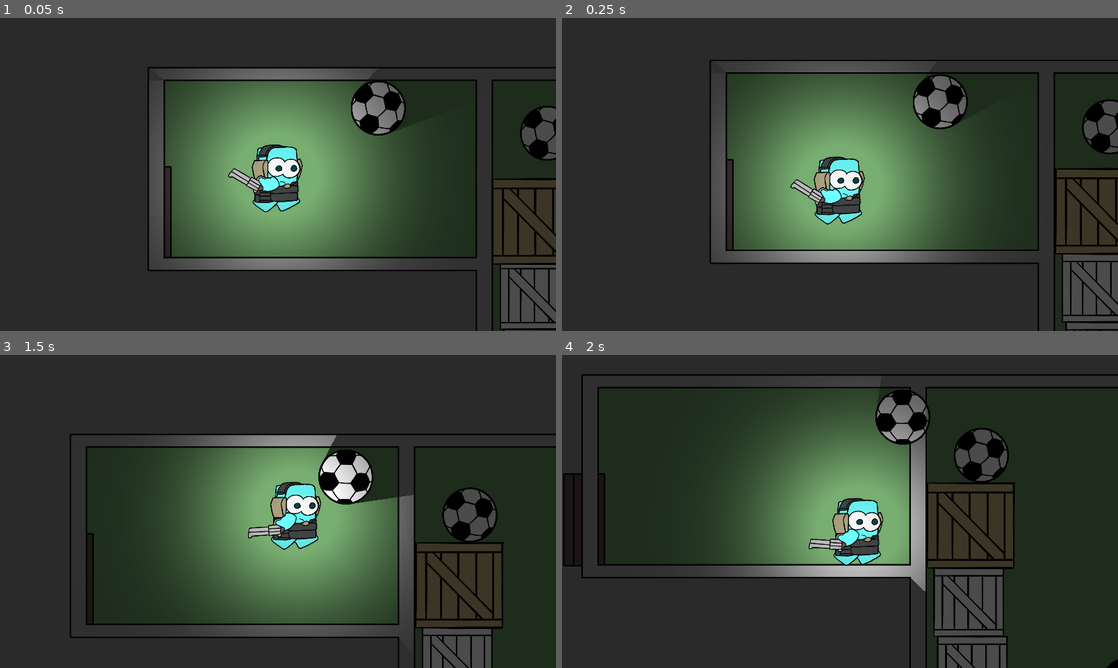
Above: before the commit, frames 1-4 (two rows, left to right).
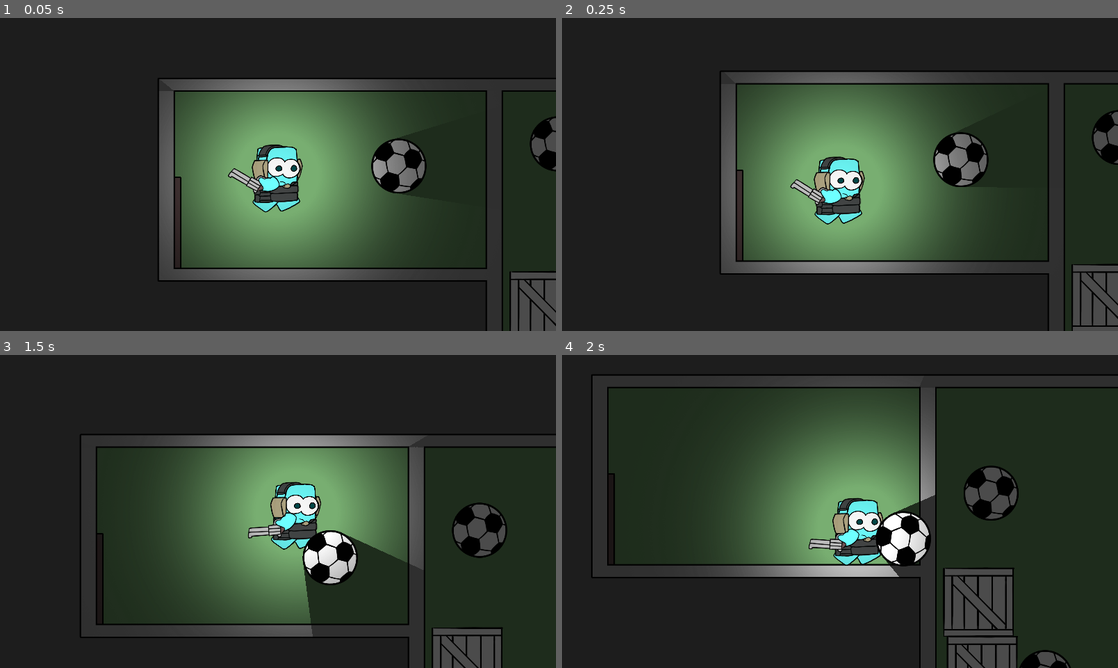
Above: after the commit, the same moments.

Repository: Project-escape/protype-1
Game: Godot game, scene res://scenes/levelsample.tscn
Same seed, same stepped clock (60 frames per second), same inputs: the game is played once before the commit and once after it.
Inputs (mouse positions are in pixels of both pictures, inside the frame that each line leads up to):
- Up to frame 1 (0.05 s): no input
- Up to frame 2 (0.25 s): no input
- Up to frame 3 (1.5 s): move the mouse to (400, 495) at 0.52 s; hold Right (right) from 0.53 s (still down); tap E (action) at 0.6 s; tap Space (jump) at 0.77 s; tap C (cover) at 0.8, 1.35 s; move the mouse to (166, 527) at 1.27 s
- Up to frame 4 (2 s): keep holding Right (right); tap Space (jump) at 1.52 s; tap E (action) at 1.55 s

The runs differ from the first frame. In frame 1, 17% of the frame differs, in the area x 26-100%, y 15-100%; in frame 2, 18%, in the area x 26-100%, y 13-100%; in frame 3, 16%; in frame 4, 13%.

Commit message:
ladder added

Diff:
--- a/project.godot
+++ b/project.godot
@@ -60,6 +60,18 @@
 "events": [ Object(InputEventKey,"resource_local_to_scene":false,"resource_name":"","device":0,"alt":false,"shift":false,"control":false,"meta":false,"command":false,"pressed":false,"scancode":67,"unicode":0,"echo":false,"script":null)
  ]
 }
+up={
+"deadzone": 0.5,
+"events": [ Object(InputEventKey,"resource_local_to_scene":false,"resource_name":"","device":0,"alt":false,"shift":false,"control":false,"meta":false,"command":false,"pressed":false,"scancode":87,"unicode":0,"echo":false,"script":null)
+, Object(InputEventKey,"resource_local_to_scene":false,"resource_name":"","device":0,"alt":false,"shift":false,"control":false,"meta":false,"command":false,"pressed":false,"scancode":16777232,"unicode":0,"echo":false,"script":null)
+ ]
+}
+down={
+"deadzone": 0.5,
+"events": [ Object(InputEventKey,"resource_local_to_scene":false,"resource_name":"","device":0,"alt":false,"shift":false,"control":false,"meta":false,"command":false,"pressed":false,"scancode":83,"unicode":0,"echo":false,"script":null)
+, Object(InputEventKey,"resource_local_to_scene":false,"resource_name":"","device":0,"alt":false,"shift":false,"control":false,"meta":false,"command":false,"pressed":false,"scancode":16777234,"unicode":0,"echo":false,"script":null)
+ ]
+}
 
 [layer_names]
 
--- a/scenes/gameboy.tscn
+++ b/scenes/gameboy.tscn
@@ -11,6 +11,7 @@
 [ext_resource path="res://assests/Addons/head phone military.png" type="Texture" id=9]
 [ext_resource path="res://assests/Addons/cardboard box.png" type="Texture" id=10]
 [ext_resource path="res://sounds/Cardboard.wav" type="AudioStream" id=11]
+[ext_resource path="res://sounds/CardboardOpen.wav" type="AudioStream" id=12]
 
 [sub_resource type="AtlasTexture" id=1]
 flags = 4
@@ -34,11 +35,6 @@
 "name": "idle",
 "speed": 5.0
 }, {
-"frames": [ ExtResource( 6 ), ExtResource( 1 ), ExtResource( 6 ) ],
-"loop": true,
-"name": "air",
-"speed": 5.0
-}, {
 "frames": [ ExtResource( 1 ) ],
 "loop": true,
 "name": "jump",
@@ -47,6 +43,11 @@
 "frames": [ SubResource( 1 ), SubResource( 2 ), SubResource( 3 ) ],
 "loop": true,
 "name": "walk",
+"speed": 5.0
+}, {
+"frames": [ ExtResource( 6 ), ExtResource( 1 ), ExtResource( 6 ) ],
+"loop": true,
+"name": "air",
 "speed": 5.0
 } ]
 
@@ -57,7 +58,6 @@
 [node name="gameboy" type="KinematicBody2D" groups=[
 "player",
 ]]
-scale = Vector2( 0.5, 0.5 )
 script = ExtResource( 2 )
 
 [node name="Light2D" type="Light2D" parent="."]
@@ -104,6 +104,9 @@
 [node name="SoundCardboard" type="AudioStreamPlayer2D" parent="."]
 stream = ExtResource( 11 )
 
+[node name="SoundCardboardOpen" type="AudioStreamPlayer" parent="."]
+stream = ExtResource( 12 )
+
 [node name="Node2D" parent="." instance=ExtResource( 7 )]
 position = Vector2( -38.9091, 42.0065 )
 
--- /dev/null
+++ b/scenes/ladder.gd
@@ -0,0 +1,33 @@
+extends Node2D
+
+var gameboy = preload("res://scenes/gameboy.tscn")
+var gameboy_instance = gameboy.instance()
+signal ladder_on
+# Declare member variables here. Examples:
+# var a = 2
+# var b = "text"
+
+
+# Called when the node enters the scene tree for the first time.
+func _ready():
+	pass # Replace with function body.
+
+
+# Called every frame. 'delta' is the elapsed time since the previous frame.
+#func _process(delta):
+#	pass
+
+
+func _on_Area2D_body_entered(body):
+	if body.name == "gameboy":
+		print("ladder yes")
+		body._body_entered_ladder()
+	#gameboy_instance.ladder_on = true
+	#emit_signal("ladder_on")
+
+
+func _on_Area2D_body_exited(body):
+	if body.name == "gameboy":
+		print("ladder no")
+		body._body_exited_ladder()
+	#gameboy_instance.ladder_on = false
--- /dev/null
+++ b/scenes/ladder.tscn
@@ -0,0 +1,22 @@
+[gd_scene load_steps=4 format=2]
+
+[ext_resource path="res://assests/Objects/ladder.png" type="Texture" id=1]
+[ext_resource path="res://scenes/ladder.gd" type="Script" id=2]
+
+[sub_resource type="RectangleShape2D" id=1]
+extents = Vector2( 68.8, 304.082 )
+
+[node name="ladder" type="Node2D"]
+script = ExtResource( 2 )
+
+[node name="ladder" type="Sprite" parent="."]
+position = Vector2( 82.2543, 175.229 )
+texture = ExtResource( 1 )
+
+[node name="Area2D" type="Area2D" parent="."]
+
+[node name="CollisionShape2D" type="CollisionShape2D" parent="Area2D"]
+position = Vector2( 82.4078, 174.906 )
+shape = SubResource( 1 )
+[connection signal="body_entered" from="Area2D" to="." method="_on_Area2D_body_entered"]
+[connection signal="body_exited" from="Area2D" to="." method="_on_Area2D_body_exited"]
--- a/scenes/levelsample.tscn
+++ b/scenes/levelsample.tscn
@@ -10,6 +10,7 @@
 [ext_resource path="res://scenes/wooden box white.tscn" type="PackedScene" id=8]
 [ext_resource path="res://scenes/platform.tscn" type="PackedScene" id=9]
 [ext_resource path="res://scenes/wooden box yellow.tscn" type="PackedScene" id=10]
+[ext_resource path="res://scenes/ladder.tscn" type="PackedScene" id=11]
 
 [node name="LevelSample" type="Node2D"]
 modulate = Color( 0.294118, 0.294118, 0.294118, 1 )
@@ -63,10 +64,21 @@
 position = Vector2( 5187.63, -47.4583 )
 
 [node name="football2" parent="." instance=ExtResource( 7 )]
-position = Vector2( 1784.14, -2483.65 )
+position = Vector2( 1381.09, -2306.87 )
+scale = Vector2( 1, 1 )
+
+[node name="room9" parent="football2" instance=ExtResource( 1 )]
+position = Vector2( -1449.78, 5396.46 )
+
+[node name="room2" parent="football2/room9" instance=ExtResource( 1 )]
+position = Vector2( 3937.78, 66.7424 )
+
+[node name="ladder" parent="football2" instance=ExtResource( 11 )]
+position = Vector2( 510.778, -215.327 )
 
 [node name="football3" parent="." instance=ExtResource( 7 )]
 position = Vector2( 1147.88, -3308.9 )
+scale = Vector2( 1, 1 )
 
 [node name="football4" parent="." instance=ExtResource( 7 )]
 position = Vector2( 2628.29, -1122.94 )
@@ -74,12 +86,8 @@
 [node name="football5" parent="." instance=ExtResource( 7 )]
 position = Vector2( 1551.06, -1582.81 )
 
-[node name="football" parent="." instance=ExtResource( 7 )]
-position = Vector2( 416.956, -3417.44 )
-
 [node name="gameboy" parent="." instance=ExtResource( 5 )]
-position = Vector2( -17.5225, -3129.69 )
-scale = Vector2( 1, 1 )
+position = Vector2( -59.9489, -3175.65 )
 
 [node name="Camera2D" type="Camera2D" parent="gameboy"]
 current = true
@@ -107,13 +115,11 @@
 position = Vector2( 1616.03, 371.16 )
 
 [node name="wooden box yellow" parent="." instance=ExtResource( 10 )]
-position = Vector2( 1091.06, -2913.57 )
+position = Vector2( 3518.32, 427.654 )
 
 [node name="wooden box yellow" parent="wooden box yellow" instance=ExtResource( 10 )]
 position = Vector2( 1822.4, 1684.39 )
 
-[node name="room9" parent="." instance=ExtResource( 1 )]
-position = Vector2( -68.6908, 3089.59 )
-
-[node name="room2" parent="room9" instance=ExtResource( 1 )]
-position = Vector2( 3937.78, 66.7424 )
+[node name="football6" parent="." instance=ExtResource( 7 )]
+position = Vector2( 463.563, -3213.36 )
+scale = Vector2( 1, 1 )
--- a/script/door.gd
+++ b/script/door.gd
@@ -1,7 +1,6 @@
 extends Node2D
 
 onready var area: Area2D = $AreaDetector
-#var closed = false  this thing also have minor bug
 var closed = false
 
 func _ready() -> void:
@@ -25,10 +24,12 @@
 				closed = true
 
 func _on_AreaDetector_body_entered(body):
-	print("yes")
-	set_process(true)
+	if body.name == "gameboy":
+		print("yes")
+		set_process(true)
 
 
 func _on_AreaDetector_body_exited(body):
-	print("no")
-	set_process(false)
+	if body.name == "gameboy":
+		print("no")
+		set_process(false)
--- a/script/enemy.gd
+++ b/script/enemy.gd
@@ -15,7 +15,6 @@
 
 
 func _physics_process(delta):
-
 	if is_on_wall() or not $floorchecker.is_colliding() and detects_cliffs and is_on_floor():
 		direction = direction * -1
 		$AnimatedSprite.flip_h = not $AnimatedSprite.flip_h
@@ -25,7 +24,6 @@
 	velocity.x = speed * direction
 
 	velocity = move_and_slide(velocity, Vector2.UP)
-
 
 func _on_top_checker_body_entered(body):
 	$AnimatedSprite.play("squashed")
--- a/script/gameboy.gd
+++ b/script/gameboy.gd
@@ -2,17 +2,32 @@
 var velocity = Vector2(0,0)
 var coins = 0
 var cover = false
+var ladder_on = false
 const SPEED = 350
-const GRAVITY = 35
+var GRAVITY = 35
 const JUMPFORCE = -1100
 
 func _physics_process(_delta):
+	#var ladder = get_tree().get_root().find_node("ladder",true,false)
+	#ladder.connect("ladder_on",self,"_body_enter_ladder")
+	if ladder_on == true:
+		if Input.is_action_pressed("up") :
+			print("up")
+			velocity.y = -SPEED
+		elif Input.is_action_pressed("down") :
+			print("down")
+			velocity.y = +SPEED
+		else:
+			$Sprite.play("idle")
+		if not is_on_floor():
+			$Sprite.play("air")
 	if Input.is_action_just_pressed("cover"):
 		if cover == false:
 			$SoundCardboard.play()
 			cover = true
 			$"cardboard box".show()
 		elif cover == true:
+			$SoundCardboardOpen.play()
 			cover = false
 			$"cardboard box".hide()
 	if Input.is_action_pressed("right"):
@@ -59,3 +74,11 @@
 	Input.action_release("left")
 	Input.action_release("right")
 	$Timer.start()
+
+func _body_entered_ladder():
+	GRAVITY = 0
+	ladder_on = true
+
+func _body_exited_ladder():
+	GRAVITY = 35
+	ladder_on = false
--- a/script/toggle.gd
+++ b/script/toggle.gd
@@ -20,9 +20,11 @@
 				closed = true
 
 func body_entered(body):
-	print("yes")
-	area_entered = true
+	if body == "gameboy":
+		print("yes")
+		area_entered = true
 
 func body_exited(body):
-	print("no")
-	area_entered = false
+	if body == "gameboy":
+		print("no")
+		area_entered = false
Binary file changed: assests/Environment/background.png
Not shown: 1 places in scenes/gameboy.tscn that only renumber resources
Not shown: 1 places in scenes/levelsample.tscn that only renumber resources
Not shown, added: sounds/CardboardOpen.wav.import
Not shown, added: sounds/CardboardOpen.wav
